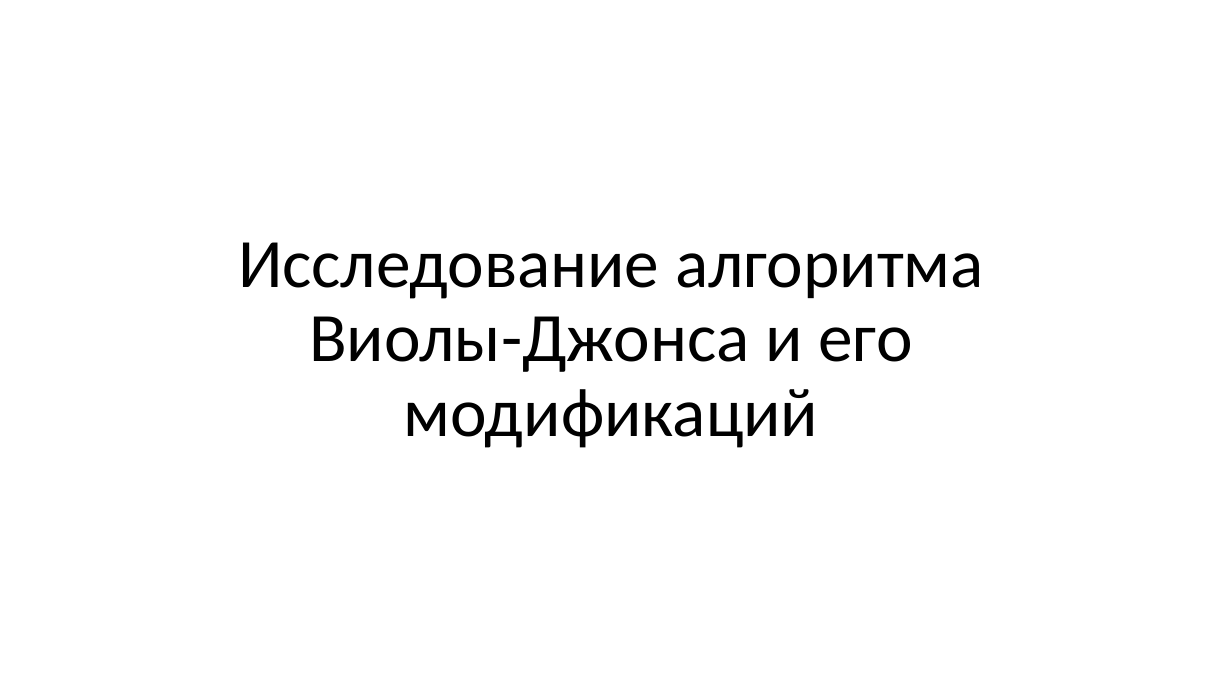
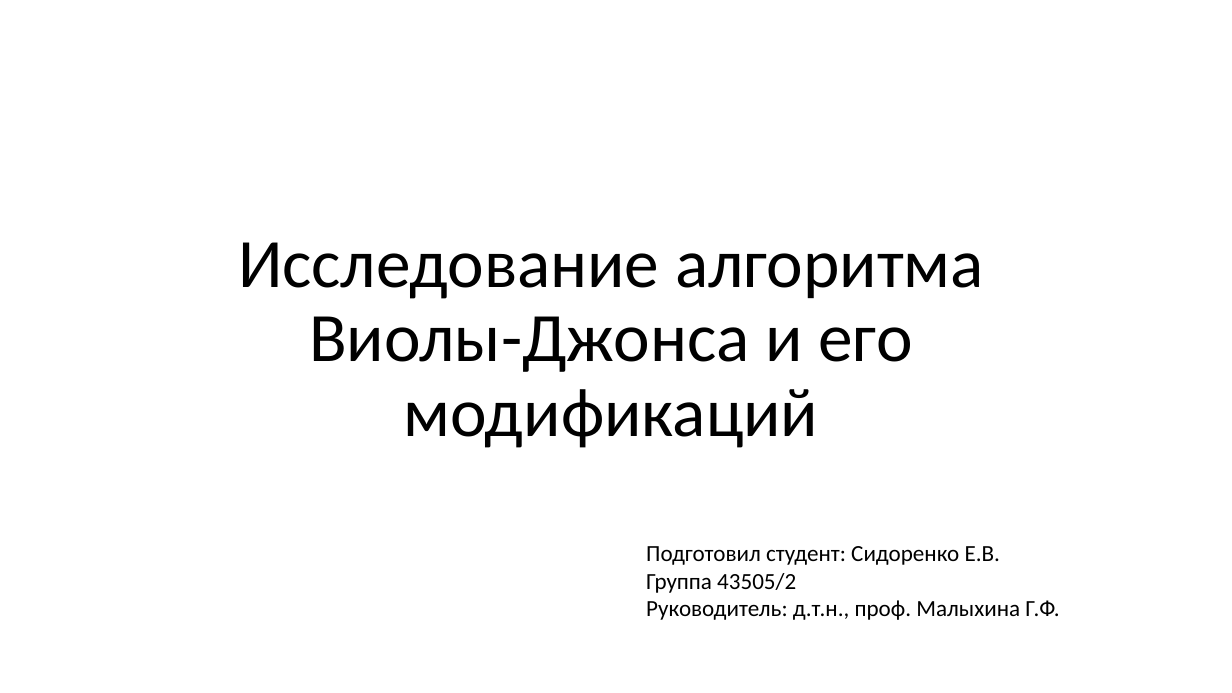
Before and after one commit to MYIIIKET/Diplom, a slide deck: slide 1 of Презентация_Week_Science.pptx. Drawn at 1232x693 pixels with LibreOffice and Linux fonts; fonts in the diff are those of the drawing. Boxes give left, top, right and bottom in pixels: in the first picture for what was removed or moved away, otherwise in the second. Text is boxed around its words. In the diff, an @@ line names an element or a change of style, - is before the commit and + after.

```diff
--- a/Презентация_Week_Science.pptx
+++ b/Презентация_Week_Science.pptx
@@ text added at (x1=646, y1=546, x2=1059, y2=620), 18 pt, text #000000 @@
+Подготовил студент: Сидоренко Е.В.
+Группа 43505/2
+Руководитель: д.т.н., проф. Малыхина Г.Ф.
```
Also in this commit, not shown: 6 other files.
